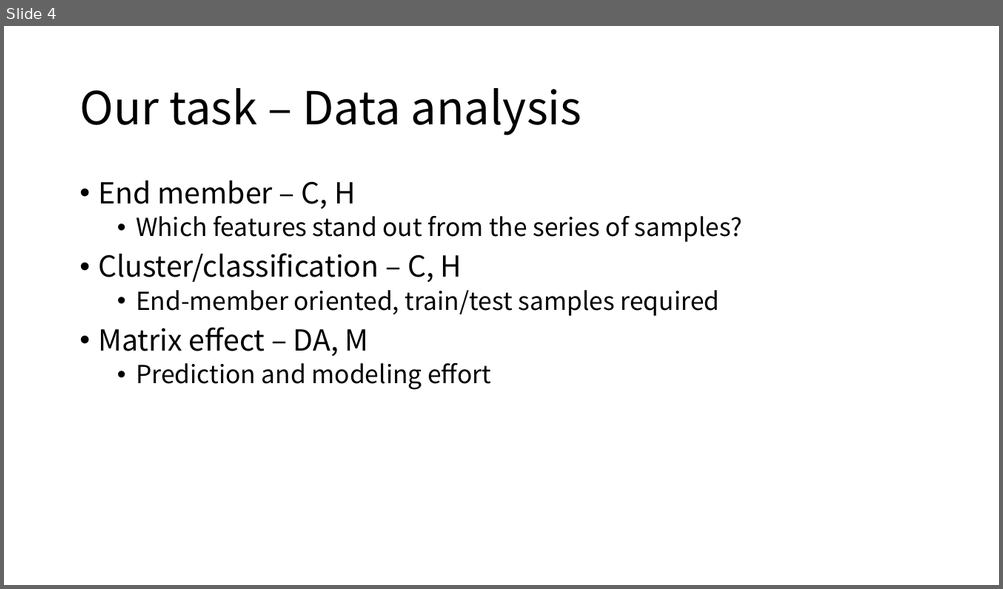
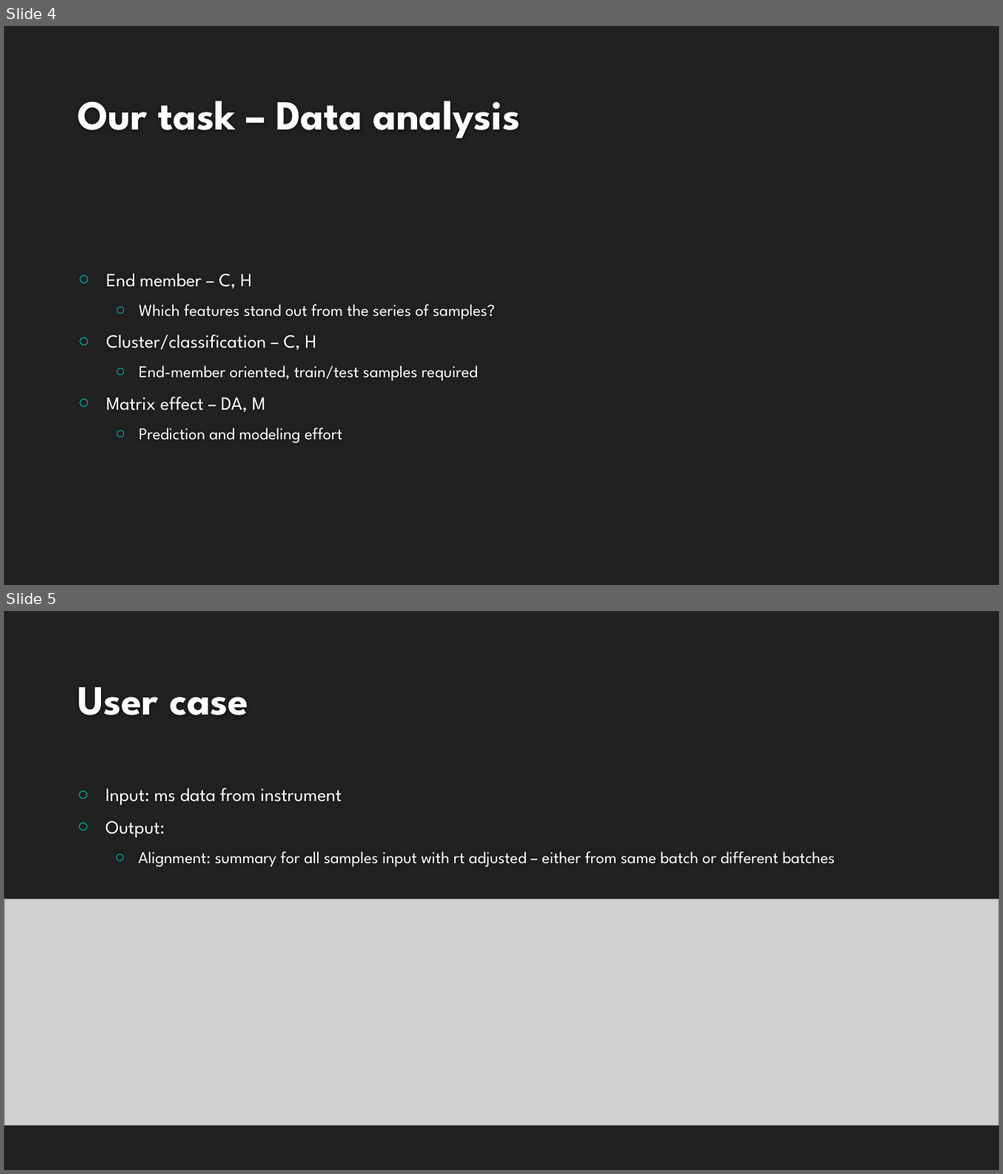
Before and after one commit to XiminHu/mass-suite, a slide deck: doc/20200327 Capstone HRMS.pptx. Shown one above the other, each under a label of ours: slide 4 before the commit, slides 4 and 5 after it. The pictures are 1003x589 and 1003x1174 pixels, drawn with LibreOffice and Linux fonts; fonts in the diff are those of the drawing; grey boxes stand for pictures; background and template pictures are left out. Boxes give left, top, right and bottom in pixels: in the first picture for what was removed or moved away, otherwise in the second. Text is boxed around its words. In the diff, an @@ line names an element or a change of style, - is before the commit and + after.

```diff
--- a/doc/20200327 Capstone HRMS.pptx
+++ b/doc/20200327 Capstone HRMS.pptx
@@ slide 5 added at [4,611,999,1170], background #212121 @@
@@ title added at [77,687,249,715], 40 pt, text #FEFEFE, bold @@
+User case
@@ text added at [105,788,835,867], 16 pt, text #FFFFFF @@
+○ Input: ms data from instrument
+○ Output:
+  ○ Alignment: summary for all samples input with rt adjusted – either from same batch or different batches
@@ picture added at [4,900,999,1126] @@
@@ slide 4 changed as well @@
@@ background #FFFFFF to #212121 @@
@@ title "Our task – Data analysis": place and size @@
-title "Our task – Data analysis" at [79,88,582,136]
+title "Our task – Data analysis" at [77,101,521,138]
@@ title "Our task – Data analysis" at [77,101,521,138]: size 44 to 40 pt, font Noto Sans CJK SC to League Spartan, text colour #000000 to #FEFEFE, bold on; line spacing 0.9 to 1; vertical alignment middle to bottom @@
@@ text "End member – C, H": place and size @@
-text "End member – C, H" at [99,180,743,390]
+text "End member – C, H" at [106,273,495,443]
@@ text "End member – C, H" at [106,273,495,443]: size 28 to 18 pt in "End member – C, H", "Cluster/classification – C, H", "Matrix effect – DA, M"; font Noto Sans CJK SC to League Spartan, text colour #000000 to #FFFFFF; size 24 to 16 pt in "Which features stand out from the series ...", "End-member oriented, train/test samples required", "Prediction and modeling effort"; bullet • to ○; line spacing 0.9 to 1; more space between paragraphs; vertical alignment top to middle @@
```
Also in this commit, not shown: 7 other slides changed, 3 other slides added, 3 slides removed, 1 other file.
